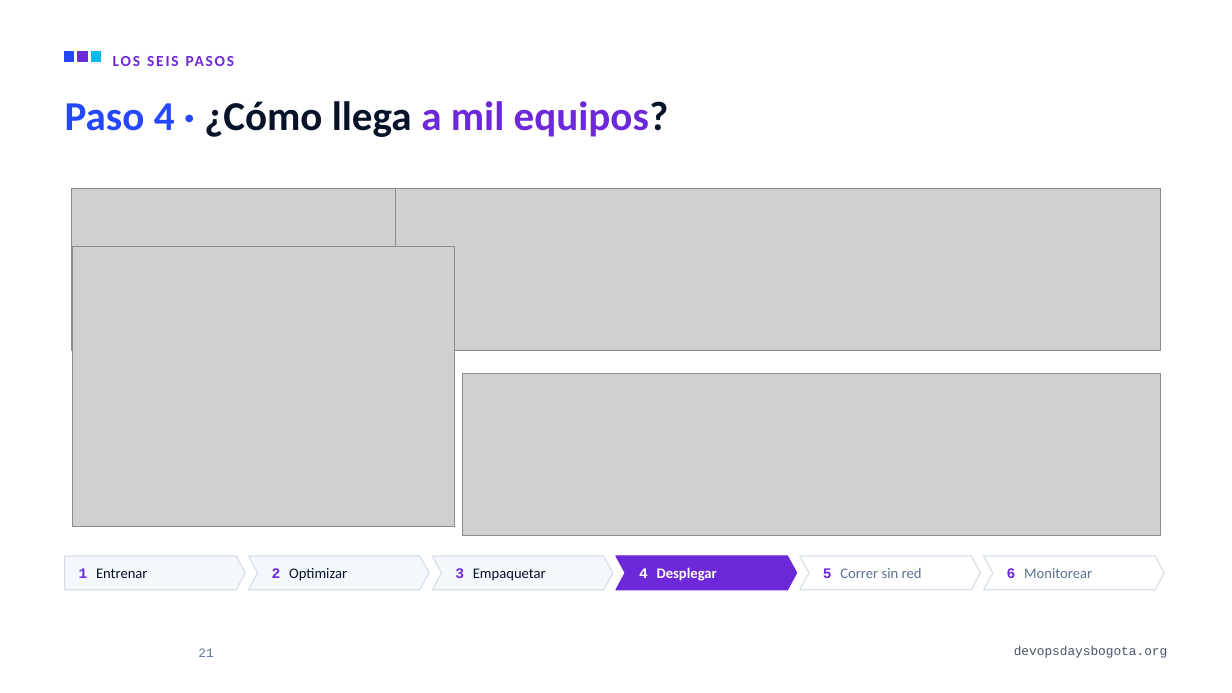
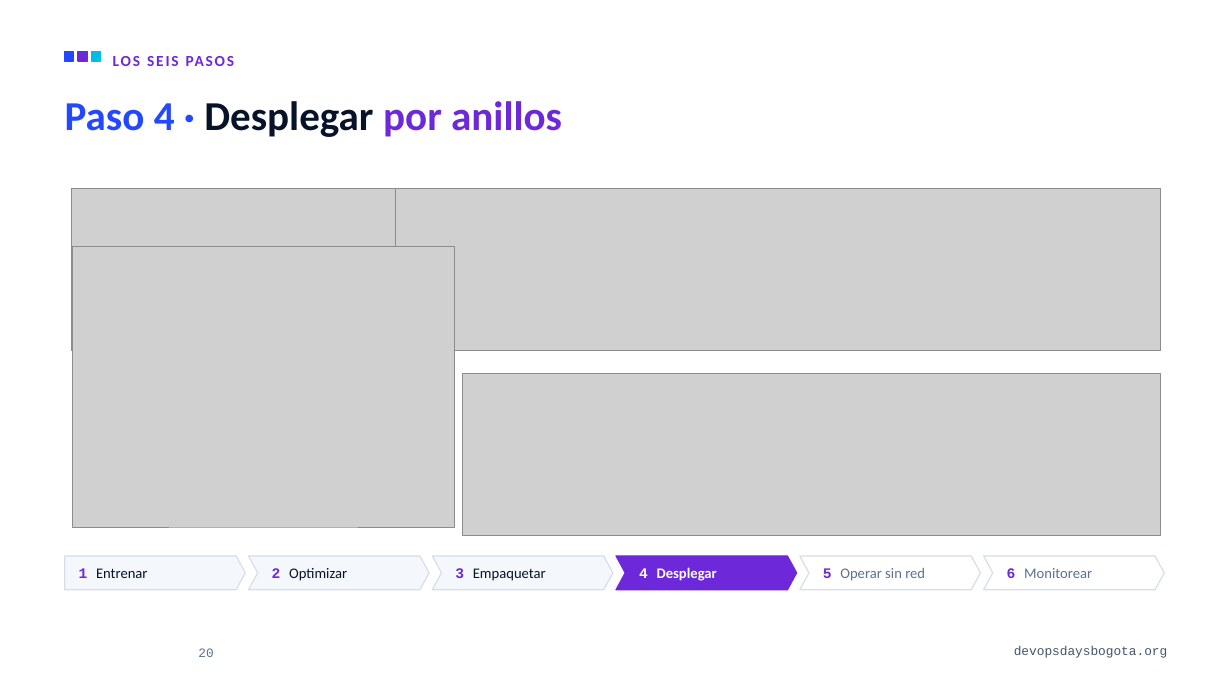
Before and after one commit to alejandro945/mlops-a-ciegas, a slide deck: slide 20 of talk/MLOps-a-ciegas-DevOpsDays-Bogota-2026.pptx (slide 21 before the commit). Drawn at 1232x693 pixels with LibreOffice and Linux fonts; fonts in the diff are those of the drawing; grey boxes stand for pictures; background and template pictures are left out. Boxes give left, top, right and bottom in pixels: in the first picture for what was removed or moved away, otherwise in the second. Text is boxed around its words. In the diff, an @@ line names an element or a change of style, - is before the commit and + after.

```diff
--- a/talk/MLOps-a-ciegas-DevOpsDays-Bogota-2026.pptx
+++ b/talk/MLOps-a-ciegas-DevOpsDays-Bogota-2026.pptx
@@ title at bbox=[65, 101, 562, 137]: text changed; text colour #071329 to #6D28D9 @@
-Paso 4 · ¿Cómo llega a mil equipos?
+Paso 4 · Desplegar por anillos
@@ text in freeform shape at bbox=[823, 568, 925, 581]: text changed @@
-5 Correr sin red
+5 Operar sin red
@@ page number at bbox=[198, 648, 213, 657]: text changed @@
-21
+20
```
Also in this commit, not shown: 28 other slides changed, 1 slide added, 3 slides removed, 29 other files.
